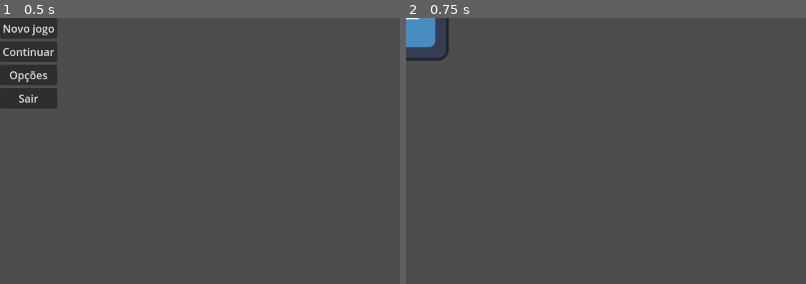
Above: before the commit, frames 1-2 (left to right).
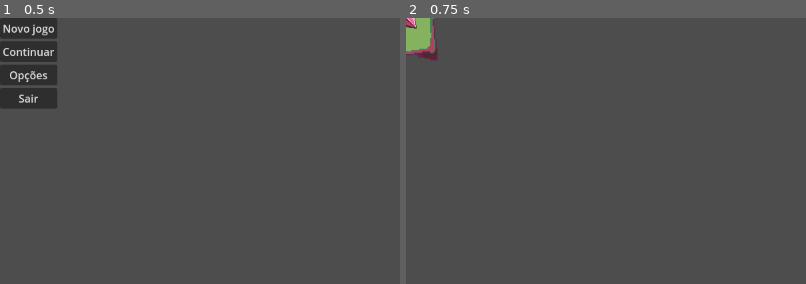
Above: after the commit, the same moments.

Repository: uotlaf/laughteller
Game: Godot game, scene res://Scenes/menu.tscn
Two runs of this game, one before a commit and one after it. Both use one fixed random seed, a clock stepped at 60 frames per second and the inputs below. The project has no main scene, so this scene is started directly. The engine's default icon, where the game draws it, is replaced by a stand-in: a white triangle on a blue panel in a dark square.
Inputs:
- Up to frame 1 (0.5 s): no input
- Up to frame 2 (0.75 s): click "Novo jogo" at 0.5 s
The pictures show only the part of the screen within x 0-50%, y 0-50%; the shares and areas given below are measured in that part.

Frame 1 is identical in both runs. In frame 2, 1.4% of the frame differs, in the area x 0-11%, y 0-17%.

Commit message:
Grab and Ungrab Finalized

Diff:
--- a/Scenes/box.tscn
+++ b/Scenes/box.tscn
@@ -7,21 +7,24 @@
 size = Vector2(6.5, 6.5)
 
 [sub_resource type="CapsuleShape2D" id="CapsuleShape2D_3pxbp"]
-radius = 88.0
-height = 288.0
+radius = 84.0
+height = 278.0
 
 [node name="Box" type="CharacterBody2D"]
+collision_layer = 0
+collision_mask = 0
 script = ExtResource("1_mmlky")
 
 [node name="Sprite2D" type="Sprite2D" parent="."]
-scale = Vector2(2.75, 2.75)
+scale = Vector2(2.5, 2.5)
 texture = ExtResource("2_6kjnw")
 
 [node name="CollisionShape2D" type="CollisionShape2D" parent="."]
 shape = SubResource("RectangleShape2D_yxeou")
+disabled = true
 
 [node name="Area2D" type="Area2D" parent="."]
-collision_layer = 2
+collision_layer = 0
 collision_mask = 2
 
 [node name="CollisionShape2D" type="CollisionShape2D" parent="Area2D"]
--- a/Scenes/main_peace.tscn
+++ b/Scenes/main_peace.tscn
@@ -9,12 +9,12 @@
 
 [sub_resource type="CapsuleShape2D" id="CapsuleShape2D_8scxw"]
 custom_solver_bias = 0.921
-radius = 40.0
-height = 128.0
+radius = 38.0
+height = 108.0
 
 [node name="Peace" type="CharacterBody2D"]
 collision_layer = 2
-collision_mask = 2
+collision_mask = 0
 script = ExtResource("1_jhl61")
 
 [node name="Initial" type="Node2D" parent="."]
@@ -32,10 +32,11 @@
 shape = SubResource("CapsuleShape2D_p0mt1")
 
 [node name="Detector" type="Area2D" parent="."]
-collision_layer = 2
-collision_mask = 2
+collision_layer = 16
+collision_mask = 0
 
 [node name="Detector_colisor" type="CollisionShape2D" parent="Detector"]
 shape = SubResource("CapsuleShape2D_8scxw")
+debug_color = Color(0.588235, 0.517647, 0.517647, 0.419608)
 
 [connection signal="input_event" from="Detector" to="." method="_on_area_2d_input_event"]
--- a/Scripts/box.gd
+++ b/Scripts/box.gd
@@ -4,24 +4,20 @@
 var has_grabbed: bool = false
 
 @export var number_box : int = 1
-#ar object : CharacterBody2D # Bloco que está sendo segurado
+var object : CharacterBody2D # Bloco que está sendo segurado
 
 func _on_area_2d_body_entered(body):
 	if body is Main_Peace:
 		if body.box_turn and not has_grabbed:
+			has_grabbed = true
+			object = body
 			body.grab(self)
-			has_grabbed = true
 
 	# Corpo está sendo segurado pelo cursor e não tem um expandido
-	#if body is Main_Peace and body.hold and not object and not has_grabbed:
-		#object = body
-		#has_grabbed = true
-		#object.grab(self)
 
 func _on_area_2d_body_exited(body):
 	# Corpo está sendo segurado pelo cursor e é o que está sendo segurado pela caixa
-	if body is Main_Peace: #and body.hold and body == object:
+	if body is Main_Peace and body.hold and body == object:
 		has_grabbed = false
 		body.ungrab()
-		#object.ungrab()
-		#object = null
+		object = null
--- a/Scripts/management.gd
+++ b/Scripts/management.gd
@@ -6,7 +6,7 @@
 	"1": {
 		"nome": "Primeira Piada",
 		"p1": {
-			"path_p": "res://Assets/icon.svg",
+			"path_p": "res://Assets/cursor.png",
 			"path_b1": "res://Assets/Moldura_vazia.png",
 			"path_b2": "res://Assets/icon.svg",
 			"path_b3": "res://Assets/cursor.png"
